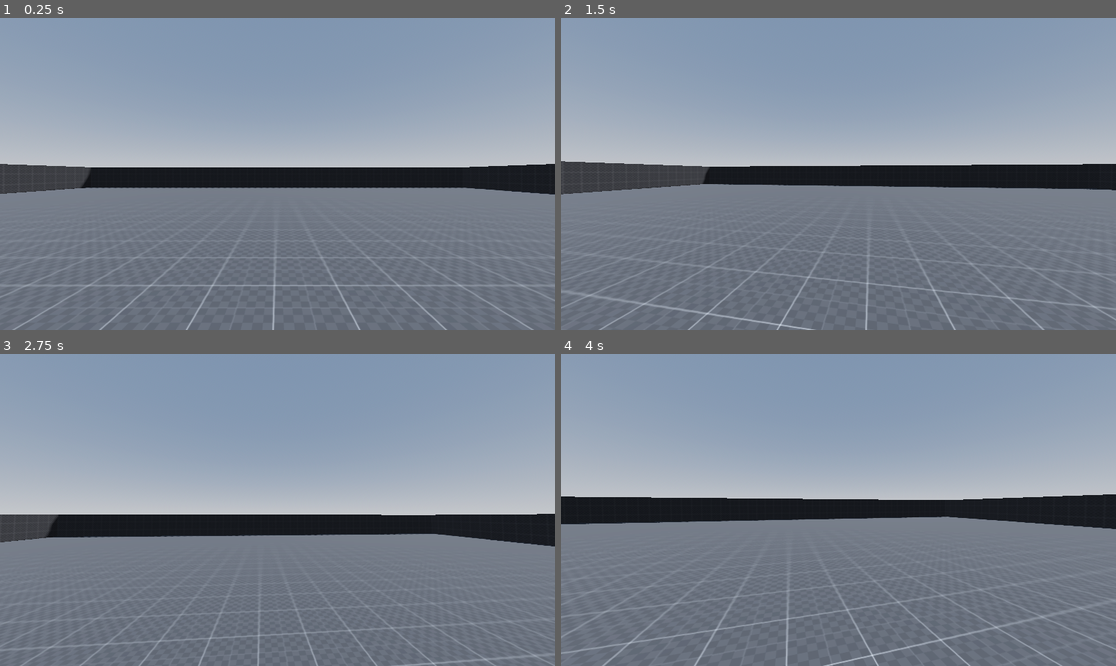
Above: before the commit, frames 1-4 (two rows, left to right).
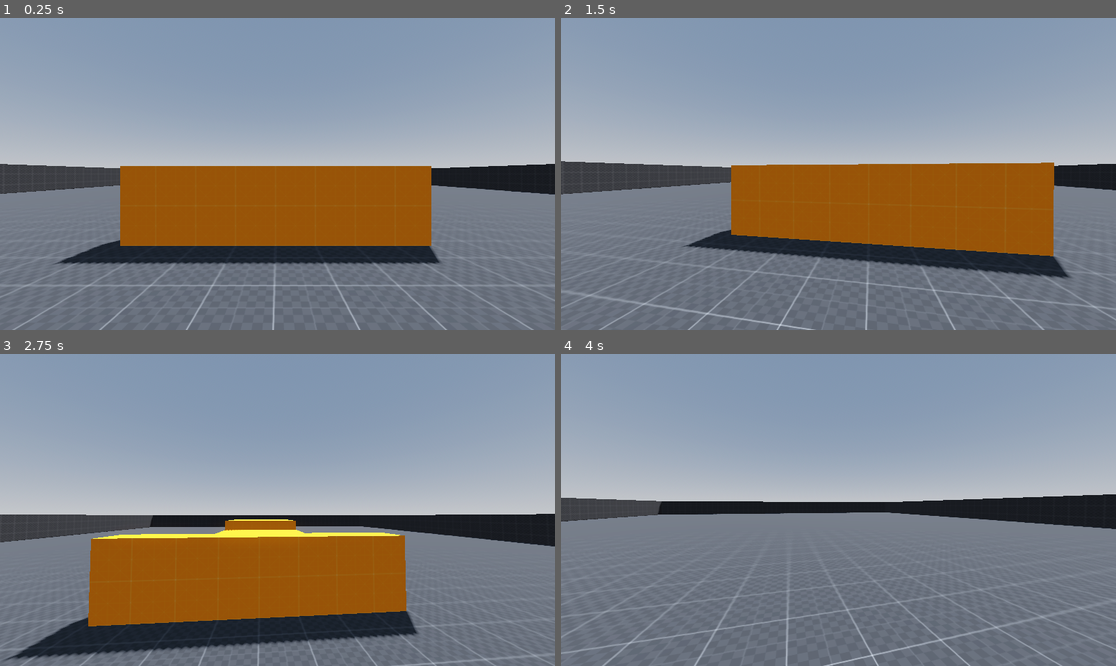
Above: after the commit, the same moments.

Repository: Zhiyi-Yang-YU/Outside-Skyline-AlphaTest
Game: Godot game, scene res://OutsideSkyline_Alpha/Scene/Level/Level_0.tscn
Same seed, same stepped clock (60 frames per second), same inputs: the game is played once before the commit and once after it.
Inputs (mouse positions are in pixels of both pictures, inside the frame that each line leads up to):
- Up to frame 1 (0.25 s): no input
- Up to frame 2 (1.5 s): move the mouse to (866, 174) at 0.52 s; tap Q (ui_switchRealityANDMemory, bound only after the commit) at 0.6, 1.35 s; tap Enter at 1.25 s; move the mouse to (810, 174) at 1.27 s
- Up to frame 3 (2.75 s): tap Space at 2 s; move the mouse to (288, 503) at 2.02 s; tap Q (ui_switchRealityANDMemory, bound only after the commit) at 2.1 s
- Up to frame 4 (4 s): move the mouse to (832, 516) at 2.77 s; tap Q (ui_switchRealityANDMemory, bound only after the commit) at 2.85, 3.6 s; tap Enter at 3.5 s; move the mouse to (877, 513) at 3.52 s

The runs differ from the first frame. In frame 1, 19% of the frame differs, in the area x 0-96%, y 47-79%; in frame 2, 19%; in frame 3, 24%, in the area x 0-97%, y 51-99%; in frame 4, 2.9%.

Commit message:
实现【现实】和【回忆】的切换

Diff:
--- /dev/null
+++ b/OutsideSkyline_Alpha/Scene/Level/Basic_Level_Reality.tscn
@@ -0,0 +1,56 @@
+[gd_scene load_steps=3 format=3 uid="uid://drtgx6x6bknrx"]
+
+[ext_resource type="Material" uid="uid://ctvb3o1t8t1o5" path="res://OutsideSkyline_Alpha/Material/DemoTexture_GreyTilemap.tres" id="1_yqcl2"]
+[ext_resource type="Material" uid="uid://b7w55ikkyv3a2" path="res://OutsideSkyline_Alpha/Material/DemoTexture_OrangeTilemap.tres" id="2_sd113"]
+
+[node name="Level" type="Node3D"]
+
+[node name="VisualNode" type="Node3D" parent="."]
+
+[node name="Floor" type="CSGBox3D" parent="VisualNode"]
+transform = Transform3D(1, 0, 0, 0, 1, 0, 0, 0, 1, 0, -0.503913, 0)
+material_override = ExtResource("1_yqcl2")
+use_collision = true
+size = Vector3(50, 1, 50)
+
+[node name="Wall_+X" type="CSGBox3D" parent="VisualNode"]
+transform = Transform3D(1, 0, 0, 0, 1, 0, 0, 0, 1, 25.5, 0.8, 0)
+material_override = ExtResource("1_yqcl2")
+use_collision = true
+size = Vector3(1, 3.8, 50)
+
+[node name="Wall_-X" type="CSGBox3D" parent="VisualNode"]
+transform = Transform3D(1, 0, 0, 0, 1, 0, 0, 0, 1, -25.5, 0.8, 0)
+material_override = ExtResource("1_yqcl2")
+use_collision = true
+size = Vector3(1, 3.8, 50)
+
+[node name="Wall_+Z" type="CSGBox3D" parent="VisualNode"]
+transform = Transform3D(1, 0, 0, 0, 1, 0, 0, 0, 1, 0, 0.8, 25.5)
+material_override = ExtResource("1_yqcl2")
+use_collision = true
+size = Vector3(50, 3.8, 1)
+
+[node name="Wall_-Z" type="CSGBox3D" parent="VisualNode"]
+transform = Transform3D(1, 0, 0, 0, 1, 0, 0, 0, 1, 0, 0.8, -25.5)
+material_override = ExtResource("1_yqcl2")
+use_collision = true
+size = Vector3(50, 3.8, 1)
+
+[node name="TestingBox" type="CSGBox3D" parent="VisualNode"]
+transform = Transform3D(1, 0, 0, 0, 1, 0, 0, 0, 1, 0, 1, 14.8434)
+material_override = ExtResource("2_sd113")
+use_collision = true
+size = Vector3(7.8, 2, 1)
+
+[node name="TestingBox2" type="CSGBox3D" parent="VisualNode"]
+transform = Transform3D(1, 0, 0, 0, 1, 0, 0, 0, 1, 0, 1, -4.9616)
+material_override = ExtResource("2_sd113")
+use_collision = true
+size = Vector3(7.8, 2, 8.83508)
+
+[node name="TestingBox3" type="CSGBox3D" parent="VisualNode"]
+transform = Transform3D(1, 0, 0, 0, 1, 0, 0, 0, 1, 0, 0.5, 3.86953)
+material_override = ExtResource("2_sd113")
+use_collision = true
+size = Vector3(7.8, 1.02299, 8.83508)
--- a/OutsideSkyline_Alpha/Scene/Level/Level_0.tscn
+++ b/OutsideSkyline_Alpha/Scene/Level/Level_0.tscn
@@ -1,8 +1,9 @@
-[gd_scene load_steps=10 format=3 uid="uid://dvy26ns0uaolc"]
+[gd_scene load_steps=11 format=3 uid="uid://dvy26ns0uaolc"]
 
-[ext_resource type="PackedScene" uid="uid://drtgx6x6bknrx" path="res://OutsideSkyline_Alpha/Scene/Level/Basic_Level.tscn" id="1_46ffi"]
+[ext_resource type="PackedScene" uid="uid://drtgx6x6bknrx" path="res://OutsideSkyline_Alpha/Scene/Level/Basic_Level_Reality.tscn" id="1_46ffi"]
 [ext_resource type="Script" path="res://OutsideSkyline_Alpha/Script/Level.gd" id="1_gefxw"]
 [ext_resource type="Script" path="res://OutsideSkyline_Alpha/Script/GameplayUI/GameManager.gd" id="3_gjmi4"]
+[ext_resource type="PackedScene" uid="uid://5sguweeqt816" path="res://OutsideSkyline_Alpha/Scene/Level/Basic_Level_Memory.tscn" id="3_n7no7"]
 [ext_resource type="Script" path="res://OutsideSkyline_Alpha/Script/GameplayUI/GameplayUI_Manager.gd" id="4_88amx"]
 [ext_resource type="FontFile" uid="uid://dq84fvkbrfrj3" path="res://OutsideSkyline_Alpha/Font/JetBrainsMono-Bold.ttf" id="5_17eon"]
 
@@ -36,7 +37,10 @@
 transform = Transform3D(-0.866025, -0.433013, 0.25, 0, 0.5, 0.866025, -0.5, 0.75, -0.433013, 0, 0, 0)
 shadow_enabled = true
 
-[node name="MemoryLevel" parent="GameLevel" instance=ExtResource("1_46ffi")]
+[node name="RealityLevel" parent="GameLevel" instance=ExtResource("1_46ffi")]
+
+[node name="MemoryLevel" parent="GameLevel" instance=ExtResource("3_n7no7")]
+transform = Transform3D(1, 0, 0, 0, 1, 0, 0, 0, 1, 0, 100, 0)
 
 [node name="GameManager" type="Node3D" parent="."]
 script = ExtResource("3_gjmi4")
--- a/OutsideSkyline_Alpha/Script/GameplayUI/GameManager.gd
+++ b/OutsideSkyline_Alpha/Script/GameplayUI/GameManager.gd
@@ -3,9 +3,7 @@
 
 @onready var gameUIManager: GameplayUI_Manager = $"../UI"
 
-# Called when the node enters the scene tree for the first time.
-func _ready() -> void:
-	pass
+
 
 # Called every frame. 'delta' is the elapsed time since the previous frame.
 func _process(delta: float) -> void:
--- a/OutsideSkyline_Alpha/Script/Level.gd
+++ b/OutsideSkyline_Alpha/Script/Level.gd
@@ -1,18 +1,31 @@
 extends Node3D
 
-const PLAYER_SPAWN_POSITION: Vector3 	= Vector3.ZERO
+const PLAYER_SPAWN_POSITION: Vector3 	= Vector3(0, 0, 20)
 
-var playerNode: Node3D
+@onready var realityScene: Node3D = $GameLevel/RealityLevel
+@onready var memoryScene: Node3D = $GameLevel/MemoryLevel
+
+var playerNode: CharacterBody3D
 var player: PackedScene 	= preload("res://OutsideSkyline_Alpha/Scene/Character/Player.tscn")
-
-#var pauseUINode: Control
-#var pauseUI: PackedScene 	= preload("res://OutsideSkyline_Alpha/Scene/UI/UI.tscn")
 
 
 func _ready() -> void:
 	playerNode = SystemHQ.spawnScene(player, self, PLAYER_SPAWN_POSITION)
-#	pauseUINode = SystemHQ.instantiateScene(pauseUI, self).get_node("Control_Game")
+	realityScene.visible = true
+	memoryScene.visible = false
 
 func _process(delta: float) -> void:
 	if Input.is_action_just_pressed("ui_exitGame"):
 		SystemHQ.quitGame()
+
+	levelSwitch_RealityANDMemory()
+
+
+
+func levelSwitch_RealityANDMemory() -> void:
+	if playerNode.isInReality:
+		realityScene.visible = true
+		memoryScene.visible = false
+	else:
+		realityScene.visible = false
+		memoryScene.visible = true
--- a/OutsideSkyline_Alpha/Script/Player.gd
+++ b/OutsideSkyline_Alpha/Script/Player.gd
@@ -1,5 +1,5 @@
 extends CharacterBody3D
-class_name Player
+class_name PlayerCharacter
 
 #物理
 var currentSpeed: float
@@ -77,7 +77,7 @@
 	sprintFOV(delta)
 
 	#在[现实]和[回忆]切换
-	# switchRealityANDMemory()
+	switchRealityANDMemory()
 
 	move_and_slide()
 
@@ -158,11 +158,10 @@
 		)
 
 
-# func switchRealityANDMemory() -> void:
-# 	if Input.is_action_just_pressed("ui_switchRealityANDMemory") and is_on_floor():
-# 		if isInReality:
-# 			isInReality = false
-# 			player.position.y = MEMORY_SENCE_HEIGHT
-# 		else:
-# 			isInReality = true
-# 			player.position.y = REALITY_SENCE_HEIGHT
+func switchRealityANDMemory() -> void:
+	if Input.is_action_just_pressed("ui_switchRealityANDMemory") and is_on_floor():
+		if isInReality:
+			global_position.y = global_position.y + MEMORY_SENCE_HEIGHT
+		else:
+			global_position.y = global_position.y - MEMORY_SENCE_HEIGHT + REALITY_SENCE_HEIGHT
+		isInReality = not isInReality
--- a/project.godot
+++ b/project.godot
@@ -70,3 +70,8 @@
 "events": [Object(InputEventKey,"resource_local_to_scene":false,"resource_name":"","device":-1,"window_id":0,"alt_press …(182 unchanged characters)…
 ]
 }
+ui_switchRealityANDMemory={
+"deadzone": 0.5,
+"events": [Object(InputEventKey,"resource_local_to_scene":false,"resource_name":"","device":-1,"window_id":0,"alt_pressed":false,"shift_pressed":false,"ctrl_pressed":false,"meta_pressed":false,"pressed":false,"keycode":0,"physical_keycode":81,"key_label":0,"unicode":113,"echo":false,"script":null)
+]
+}
Not shown: 2 places in OutsideSkyline_Alpha/Scene/Level/Basic_Level_Memory.tscn that only renumber resources
Not shown, changed: README.md
